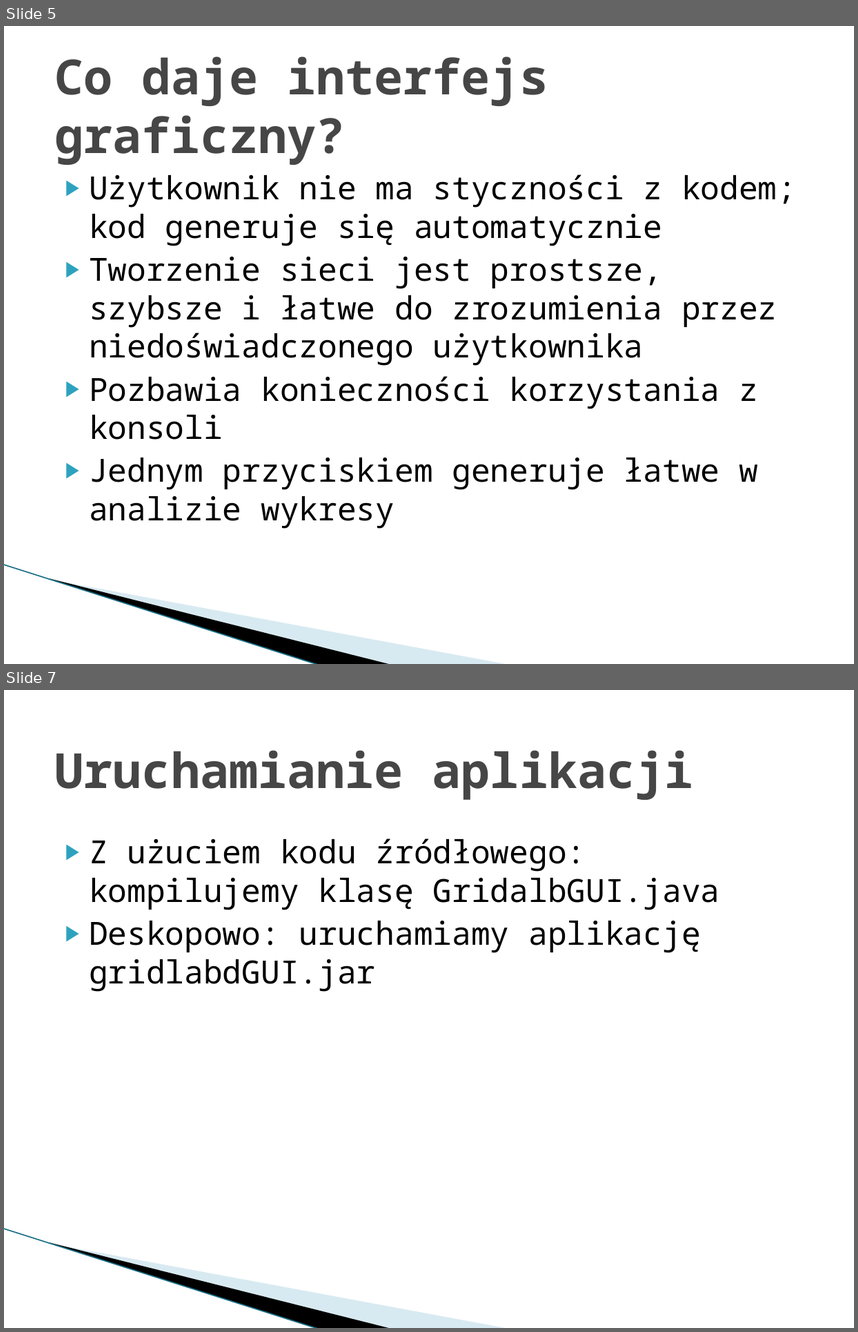
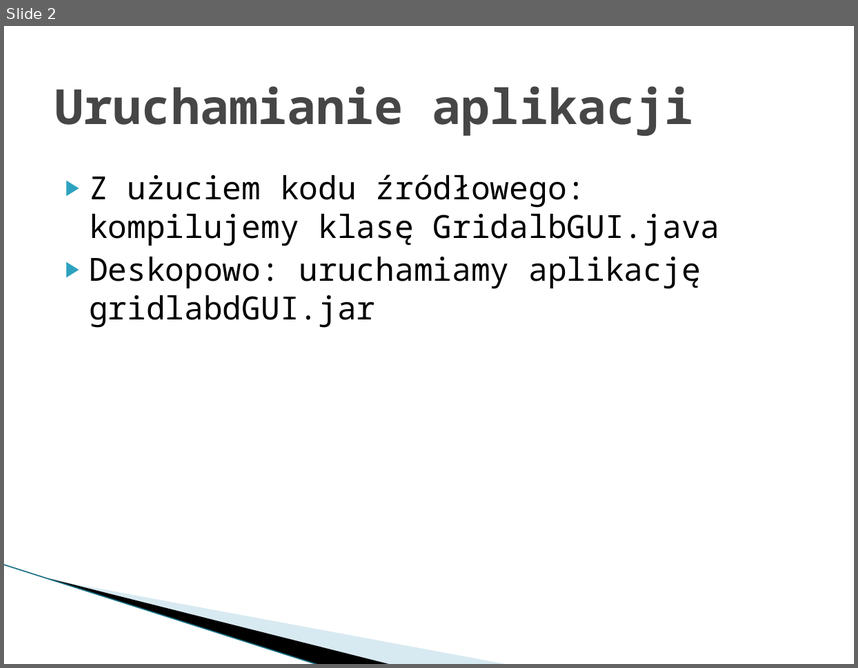
Before and after one commit to Dylek/SP_gridlab-D_GUI, a slide deck: prototyp 2.pptx. Shown one above the other, each under a label of ours: slides 5 and 7 before the commit, slide 2 after it; the slides between them are not shown. The pictures are 858x1332 and 858x668 pixels, drawn with LibreOffice and Linux fonts; fonts in the diff are those of the drawing; background and template pictures are left out. Boxes give left, top, right and bottom in pixels: in the first picture for what was removed or moved away, otherwise in the second. Text is boxed around its words. In the diff, an @@ line names an element or a change of style, - is before the commit and + after.

```diff
--- a/prototyp 2.pptx
+++ b/prototyp 2.pptx
@@ slide 5 removed at (4,26,854,664), background #FFFFFF; not listed: 3 template elements that a slide beside it also shows @@
@@ title removed at (55,56,548,165) @@
-Co daje interfejs graficzny?
@@ text removed at (89,174,796,528) @@
-▶ Użytkownik nie ma styczności z kodem; kod generuje się automatycznie
-▶ Tworzenie sieci jest prostsze, szybsze i łatwe do zrozumienia przez niedoświadczonego użytkownika
-▶ Pozbawia konieczności korzystania z konsoli
-▶ Jednym przyciskiem generuje łatwe w analizie wykresy
@@ what was slide 7 is now slide 2 @@
```
Also in this commit, not shown: 6 slides changed, 7 slides added, 11 other slides removed.
